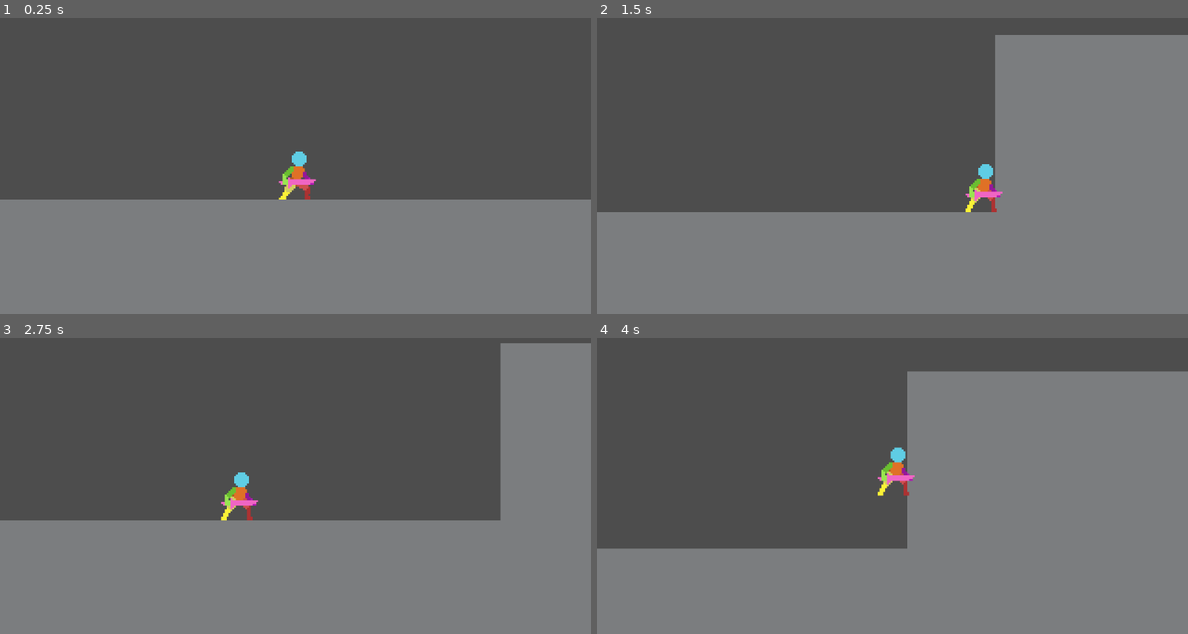
Above: before the commit, frames 1-4 (two rows, left to right).
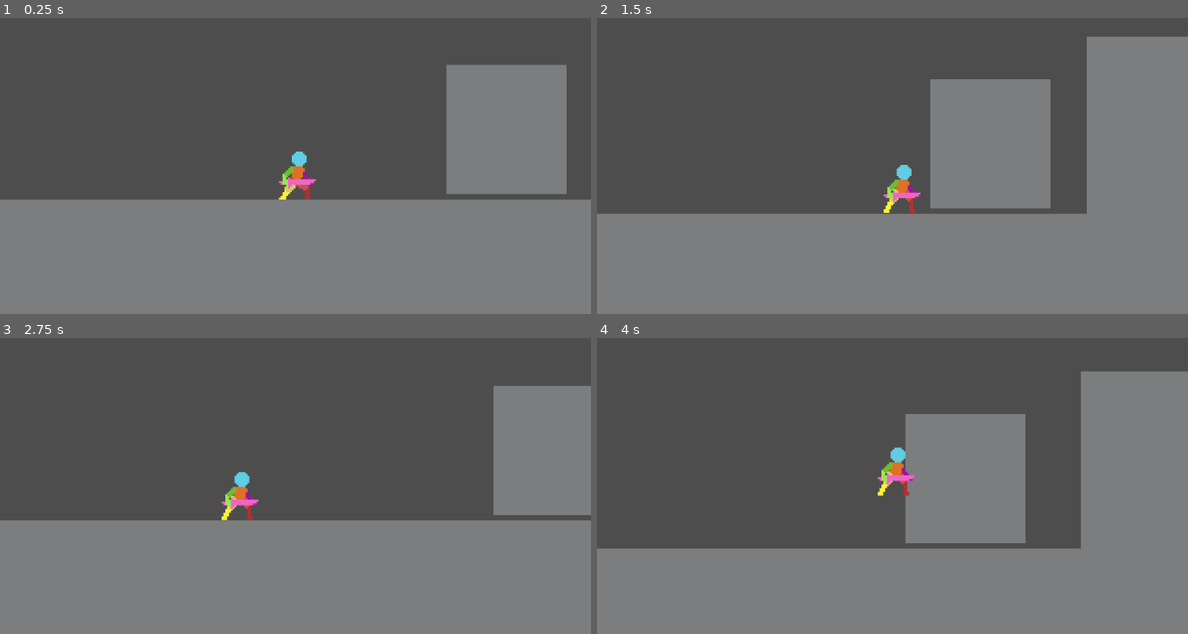
Above: after the commit, the same moments.

Repository: allo77777/boss_rush_jam
Game: Godot game, scene res://scenes/root.tscn
Two runs of this game, one before a commit and one after it. Both use one fixed random seed, a clock stepped at 60 frames per second and the inputs below.
Inputs (mouse positions are in pixels of both pictures, inside the frame that each line leads up to):
- Up to frame 1 (0.25 s): no input
- Up to frame 2 (1.5 s): tap Enter at 0.5 s; move the mouse to (1022, 130) at 0.52 s; hold S (crouch) 0.53-1.28 s; hold D (move_right) from 0.53 s (still down); tap Space (jump) at 0.77 s; tap Shift (dash) at 0.8, 1.35 s; move the mouse to (774, 166) at 1.27 s
- Up to frame 3 (2.75 s): tap Space (jump) at 1.52 s; tap S (crouch) at 1.55 s; move the mouse to (354, 394) at 2.02 s; release D (move_right) at 2.03 s; hold A (move_left) from 2.03 s (still down); hold S (crouch) from 2.03 s (still down); tap Shift (dash) at 2.3 s
- Up to frame 4 (4 s): move the mouse to (862, 533) at 2.77 s; release A (move_left) at 2.78 s; release S (crouch) at 2.78 s; hold D (move_right) from 2.78 s (still down); tap Shift (dash) at 2.85, 3.8 s; tap Space (jump) at 3.02, 3.77 s; tap S (crouch) at 3.05 s; move the mouse to (1069, 518) at 3.52 s; tap E (interact) at 3.6 s

The runs differ from the first frame. In frame 1, 8.9% of the frame differs, in the area x 75-96%, y 15-60%; in frame 2, 11%, in the area x 0-100%, y 5-67%; in frame 3, 3.2%; in frame 4, 9.0%.

Commit message:
made boss1 statemachine

Diff:
--- /dev/null
+++ b/scenes/BossScenes/Boss1/boss_1.tscn
@@ -0,0 +1,72 @@
+[gd_scene load_steps=9 format=3 uid="uid://bbt0m72bgmt55"]
+
+[ext_resource type="Texture2D" uid="uid://cxeg4lt6i8bd5" path="res://assets/tileset.png" id="1_3x2mp"]
+[ext_resource type="Script" path="res://scripts/BossScript/Boss1/Boss1.gd" id="1_pcltk"]
+[ext_resource type="Script" path="res://scripts/BossScript/Boss1/StateMachineB1.gd" id="3_qhxew"]
+[ext_resource type="Script" path="res://scripts/BossScript/Boss1/B1Idle.gd" id="4_i8257"]
+
+[sub_resource type="RectangleShape2D" id="RectangleShape2D_odir6"]
+size = Vector2(70, 74)
+
+[sub_resource type="Animation" id="Animation_thcni"]
+resource_name = "idle"
+length = 3.132
+loop_mode = 1
+tracks/0/type = "value"
+tracks/0/imported = false
+tracks/0/enabled = true
+tracks/0/path = NodePath("Tileset:position")
+tracks/0/interp = 1
+tracks/0/loop_wrap = true
+tracks/0/keys = {
+"times": PackedFloat32Array(0, 0.666667, 1.33333, 2.03333, 2.9),
+"transitions": PackedFloat32Array(1, 1, 1, 1, 1),
+"update": 0,
+"values": [Vector2(0, 0), Vector2(-7.935, 0), Vector2(12.08, 0), Vector2(-7.935, 0), Vector2(0, 0)]
+}
+
+[sub_resource type="Animation" id="Animation_w1xfa"]
+length = 0.001
+tracks/0/type = "value"
+tracks/0/imported = false
+tracks/0/enabled = true
+tracks/0/path = NodePath("Tileset:position")
+tracks/0/interp = 1
+tracks/0/loop_wrap = true
+tracks/0/keys = {
+"times": PackedFloat32Array(0),
+"transitions": PackedFloat32Array(1),
+"update": 0,
+"values": [Vector2(0, 0)]
+}
+
+[sub_resource type="AnimationLibrary" id="AnimationLibrary_43e0o"]
+_data = {
+"RESET": SubResource("Animation_w1xfa"),
+"idle": SubResource("Animation_thcni")
+}
+
+[node name="Boss1" type="CharacterBody2D"]
+script = ExtResource("1_pcltk")
+
+[node name="Tileset" type="Sprite2D" parent="."]
+scale = Vector2(4.0625, 4.375)
+texture = ExtResource("1_3x2mp")
+
+[node name="CollisionShape2D" type="CollisionShape2D" parent="."]
+position = Vector2(1, -1)
+shape = SubResource("RectangleShape2D_odir6")
+
+[node name="StateMachineB1" type="Node" parent="." node_paths=PackedStringArray("initial_state")]
+script = ExtResource("3_qhxew")
+initial_state = NodePath("Idle")
+
+[node name="Idle" type="Node" parent="StateMachineB1" node_paths=PackedStringArray("AnimPlayer", "BossRef")]
+script = ExtResource("4_i8257")
+AnimPlayer = NodePath("../../B1AnimationPlayer")
+BossRef = NodePath("../..")
+
+[node name="B1AnimationPlayer" type="AnimationPlayer" parent="."]
+libraries = {
+"": SubResource("AnimationLibrary_43e0o")
+}
--- a/scenes/character_scenes/player.tscn
+++ b/scenes/character_scenes/player.tscn
@@ -3,16 +3,16 @@
 [ext_resource type="Script" path="res://scripts/character_scripts/player.gd" id="1_qnkkk"]
 [ext_resource type="Texture2D" uid="uid://dni4jb5upf6e" path="res://assets/character_assets/temps_asset_packs_spliced/Player Sword Idle/player_sword_idle_lower.png" id="2_i8nnv"]
 [ext_resource type="Texture2D" uid="uid://r1y6m7pm01qb" path="res://assets/character_assets/temps_asset_packs_spliced/Player Sword Idle/player sword_idle_upper.png" id="3_u0wdv"]
-[ext_resource type="Texture2D" uid="uid://cifm4osgyhycs" path="res://assets/character_assets/temps_asset_packs/Asset Pack-V2/Crouch-Walk/player crouch-walk 48x48.png" id="5_d0xeq"]
+[ext_resource type="Texture2D" uid="uid://cifm4osgyhycs" path="res://assets/character_assets/temps_asset_packs_spliced/Asset Pack-V2/Crouch-Walk/player crouch-walk 48x48.png" id="5_d0xeq"]
 [ext_resource type="Texture2D" uid="uid://cs0iqfbig2k5q" path="res://assets/character_assets/temps_asset_packs_spliced/Asset Pack-V1/Player Idle/Player Idle 48x48.png" id="7_0ik5x"]
-[ext_resource type="Texture2D" uid="uid://w6fe8vpbug21" path="res://assets/character_assets/temps_asset_packs/Asset Pack-V5/Dash/dash.png" id="7_bxich"]
+[ext_resource type="Texture2D" uid="uid://w6fe8vpbug21" path="res://assets/character_assets/temps_asset_packs_spliced/Asset Pack-V5/Dash/dash.png" id="7_bxich"]
 [ext_resource type="Texture2D" uid="uid://borr7a11w86eq" path="res://assets/character_assets/temps_asset_packs/Asset Pack-V3/Player Sword Idle/Player Sword Idle 48x48.png" id="7_tosho"]
 [ext_resource type="Texture2D" uid="uid://mmbplguskjv0" path="res://assets/character_assets/temps_asset_packs_spliced/Asset Pack-V1/Player Jump/player jump 48x48.png" id="8_i8rf2"]
-[ext_resource type="Texture2D" uid="uid://buwpk0evq6gpa" path="res://assets/character_assets/temps_asset_packs/Asset Pack-V2/Air Spin/player air spin 48x48.png" id="8_jupr4"]
-[ext_resource type="Texture2D" uid="uid://cswuw1cmxks55" path="res://assets/character_assets/temps_asset_packs/Asset Pack-V2/Crouch-Idle/Player Crouch-Idle 48x48.png" id="9_4odwt"]
-[ext_resource type="Texture2D" uid="uid://bltbpy1i3d771" path="res://assets/character_assets/temps_asset_packs/Asset Pack-V3/Player Sword Run/Player Sword Run 48x48.png" id="9_ojadx"]
-[ext_resource type="Texture2D" uid="uid://c7s3fpf8qyh7x" path="res://assets/character_assets/temps_asset_packs/Asset Pack-V1/Player Wall Land/Player Wall Land (left) 48x48.png" id="9_yhfcj"]
-[ext_resource type="Texture2D" uid="uid://c56b0wdy4un7l" path="res://assets/character_assets/temps_asset_packs/Asset Pack-V4/Player Katana Run Attack/player katana running attack (upper body).png" id="13_y1bg7"]
+[ext_resource type="Texture2D" uid="uid://buwpk0evq6gpa" path="res://assets/character_assets/temps_asset_packs_spliced/Asset Pack-V2/Air Spin/player air spin 48x48.png" id="8_jupr4"]
+[ext_resource type="Texture2D" uid="uid://cswuw1cmxks55" path="res://assets/character_assets/temps_asset_packs_spliced/Asset Pack-V2/Crouch-Idle/Player Crouch-Idle 48x48.png" id="9_4odwt"]
+[ext_resource type="Texture2D" uid="uid://bltbpy1i3d771" path="res://assets/character_assets/temps_asset_packs_spliced/Player Sword Run/Player Sword Run 48x48.png" id="9_ojadx"]
+[ext_resource type="Texture2D" uid="uid://c7s3fpf8qyh7x" path="res://assets/character_assets/temps_asset_packs_spliced/Asset Pack-V1/Player Wall Land/Player Wall Land (left) 48x48.png" id="9_yhfcj"]
+[ext_resource type="Texture2D" uid="uid://c56b0wdy4un7l" path="res://assets/character_assets/temps_asset_packs_spliced/Asset Pack-V4/Player Katana Run Attack/player katana running attack (upper body).png" id="13_y1bg7"]
 [ext_resource type="Script" path="res://scripts/character_scripts/animation_tree.gd" id="17_14oga"]
 [ext_resource type="Script" path="res://scripts/character_scripts/states/state_machine.gd" id="25_yqogn"]
 [ext_resource type="Script" path="res://scripts/character_scripts/states/idle_state.gd" id="26_cpcjb"]
--- a/scenes/root.tscn
+++ b/scenes/root.tscn
@@ -1,8 +1,9 @@
-[gd_scene load_steps=6 format=4 uid="uid://c2w887lvxv462"]
+[gd_scene load_steps=7 format=4 uid="uid://c2w887lvxv462"]
 
 [ext_resource type="Script" path="res://scripts/root.gd" id="1_sqd3b"]
 [ext_resource type="PackedScene" uid="uid://d3bx3tabdk11c" path="res://scenes/character_scenes/player.tscn" id="2_fhn3h"]
 [ext_resource type="Texture2D" uid="uid://cxeg4lt6i8bd5" path="res://assets/tileset.png" id="3_khnth"]
+[ext_resource type="PackedScene" uid="uid://bbt0m72bgmt55" path="res://scenes/BossScenes/Boss1/boss_1.tscn" id="4_abot1"]
 
 [sub_resource type="TileSetAtlasSource" id="TileSetAtlasSource_1ockk"]
 texture = ExtResource("3_khnth")
@@ -31,3 +32,8 @@
 texture_filter = 1
 tile_map_data = PackedByteArray("AAD8/wAAAAAAAAAAAAD9/wAAAAAAAAAAAAD+/wAAAAAAAAAAAAD//wAAAAAAAAAAAAAAAAAAAAAAAAAAAAABAA …(25200 unchanged characters)…
 tile_set = SubResource("TileSet_poiyj")
+
+[node name="Boss1" parent="." node_paths=PackedStringArray("PlayerRef") instance=ExtResource("4_abot1")]
+position = Vector2(116, -38)
+collision_layer = 8
+PlayerRef = NodePath("../player")
--- /dev/null
+++ b/scripts/BossScript/Boss1/B1Idle.gd
@@ -0,0 +1,16 @@
+extends BossState
+
+@export var AnimPlayer: AnimationPlayer
+@export var PlayerRef:Player
+@export var BossRef:Entity
+
+func enter():
+	AnimPlayer.play("idle")
+
+func ToMoveState():
+	if PlayerRef:
+		print("far")
+	else:
+		print("close")
+func update(_delta: float):
+	ToMoveState()
--- /dev/null
+++ b/scripts/BossScript/Boss1/Boss1.gd
@@ -0,0 +1 @@
+extends Entity
--- /dev/null
+++ b/scripts/BossScript/Boss1/Boss1State.gd
@@ -0,0 +1,16 @@
+extends Node
+class_name BossState
+
+signal BossTransition
+
+func enter():
+	pass
+
+func exit():
+	pass
+
+func update(_delta: float):
+	pass
+
+func physics_update(_delta: float):
+	pass
--- /dev/null
+++ b/scripts/BossScript/Boss1/StateMachineB1.gd
@@ -0,0 +1,40 @@
+extends Node
+
+@export var initial_state: BossState
+
+var current_state: BossState
+var states:Dictionary = {}
+
+func _ready():
+	for child in get_children():
+		if child is BossState: #is is like == but checks if it extends to said class
+			states[child.name.to_lower()] = child
+			child.BossTransition.connect(on_child_transition)
+	if initial_state:
+		initial_state.enter()
+		current_state = initial_state
+
+func _process(_delta):
+	if current_state:
+		current_state.update(_delta)
+
+
+
+func _physics_process(_delta):
+	if current_state:
+		current_state.physics_update(_delta)
+
+func on_child_transition(state, new_state_name):
+	if state != current_state:
+		return
+
+	var new_state = states.get(new_state_name.to_lower())
+
+	if !new_state:
+		return
+
+	if current_state:
+		current_state.exit()
+
+	new_state.enter()
+	current_state = new_state
--- a/scripts/entity.gd
+++ b/scripts/entity.gd
@@ -1,6 +1,7 @@
 extends CharacterBody2D
 class_name Entity
 
+@export var PlayerRef:Player
 var health:float = 100
 var damage:float = 10
 
